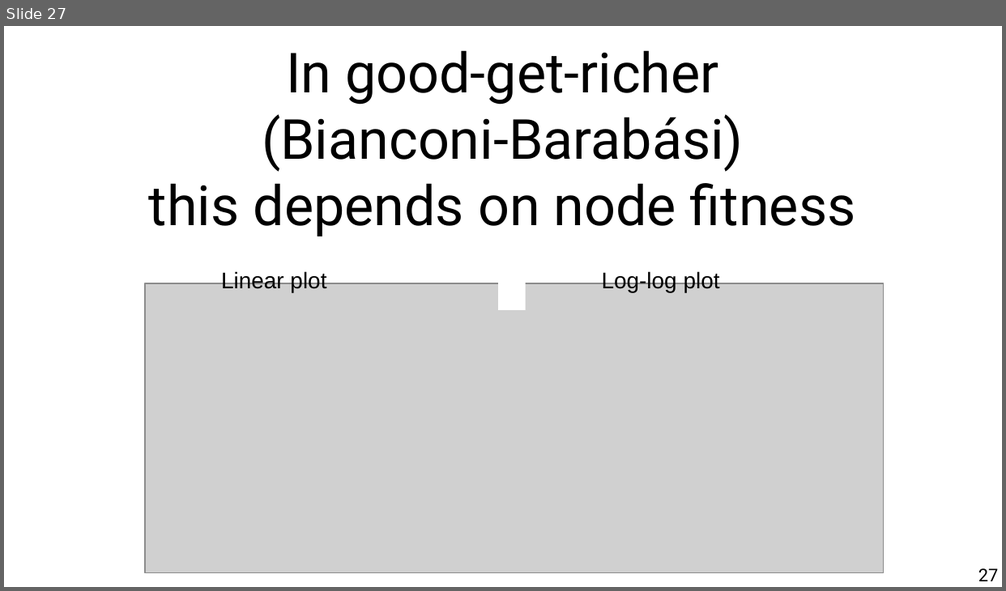
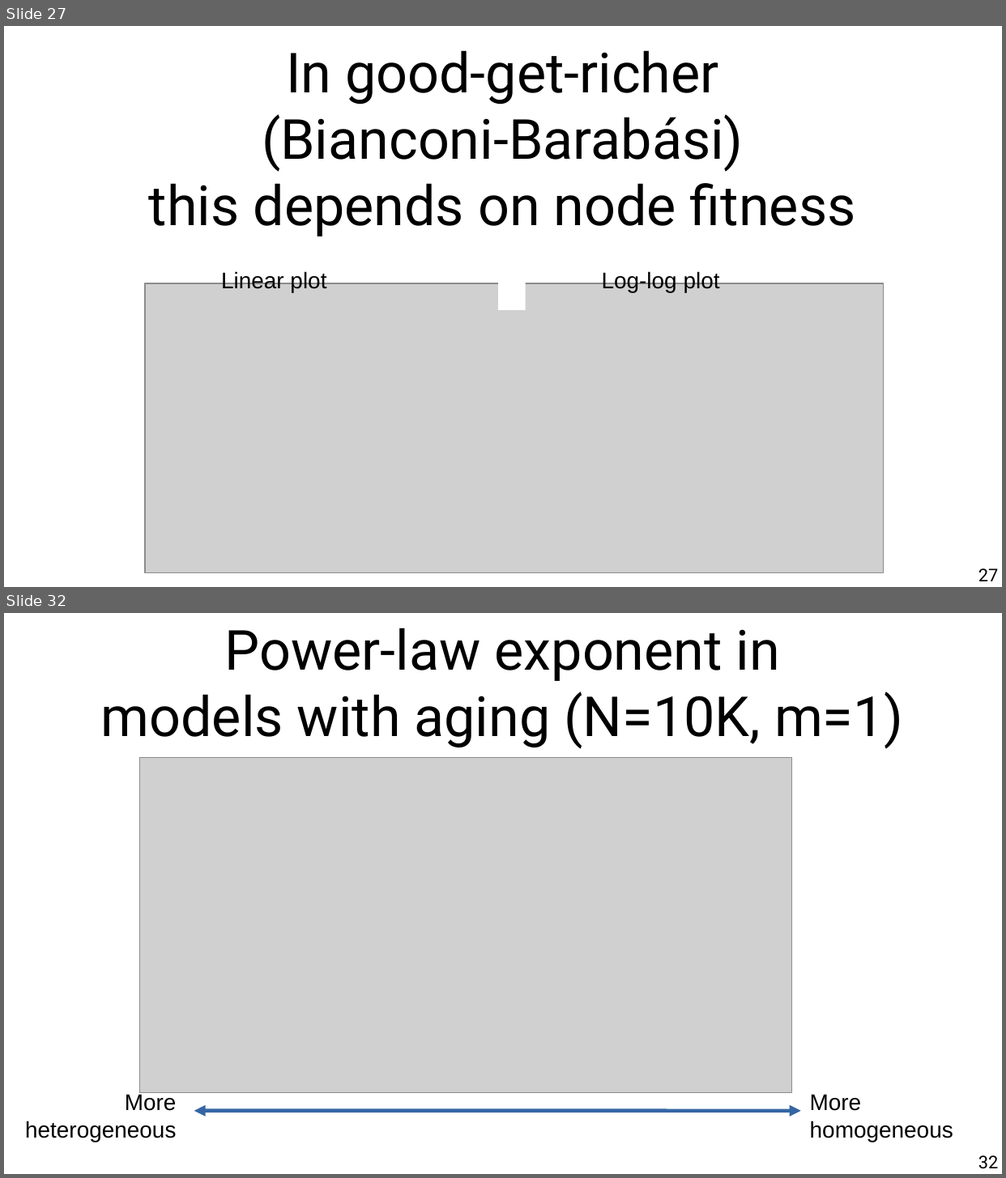
Before and after one commit to chatox/networks-science-course, a slide deck: theory/tt06_other_growth_models.odp. Shown one above the other, each under a label of ours: slide 27 before the commit, slides 27 and 32 after it; the slides between them are not shown. The pictures are 1006x591 and 1006x1178 pixels, drawn with LibreOffice and Linux fonts; fonts in the diff are those of the drawing; grey boxes stand for pictures. Boxes give left, top, right and bottom in pixels: in the first picture for what was removed or moved away, otherwise in the second. Text is boxed around its words. In the diff, an @@ line names an element or a change of style, - is before the commit and + after.

```diff
--- a/theory/tt06_other_growth_models.odp
+++ b/theory/tt06_other_growth_models.odp
@@ slide 32 added at bbox=[4, 613, 1002, 1174], background #FFFFFF @@
@@ title added at bbox=[101, 628, 903, 749], 44 pt, text #000000 @@
+Power-law exponent in
+models with aging (N=10K, m=1)
@@ picture added at bbox=[140, 758, 792, 1093] @@
@@ text added at bbox=[25, 1093, 177, 1142], 18 pt, text #000000 @@
+More heterogeneous
@@ text added at bbox=[810, 1094, 953, 1142], 18 pt, text #000000 @@
+More homogeneous
@@ double arrow added from (194, 1111) to (801, 1111), #3465A4 3 pt @@
@@ page number added at bbox=[978, 1156, 998, 1169], 14 pt, text #000000 @@
+32
```
Also in this commit, not shown: 9 slides changed, 3 other slides added, 1 slide removed, 1 other file.
